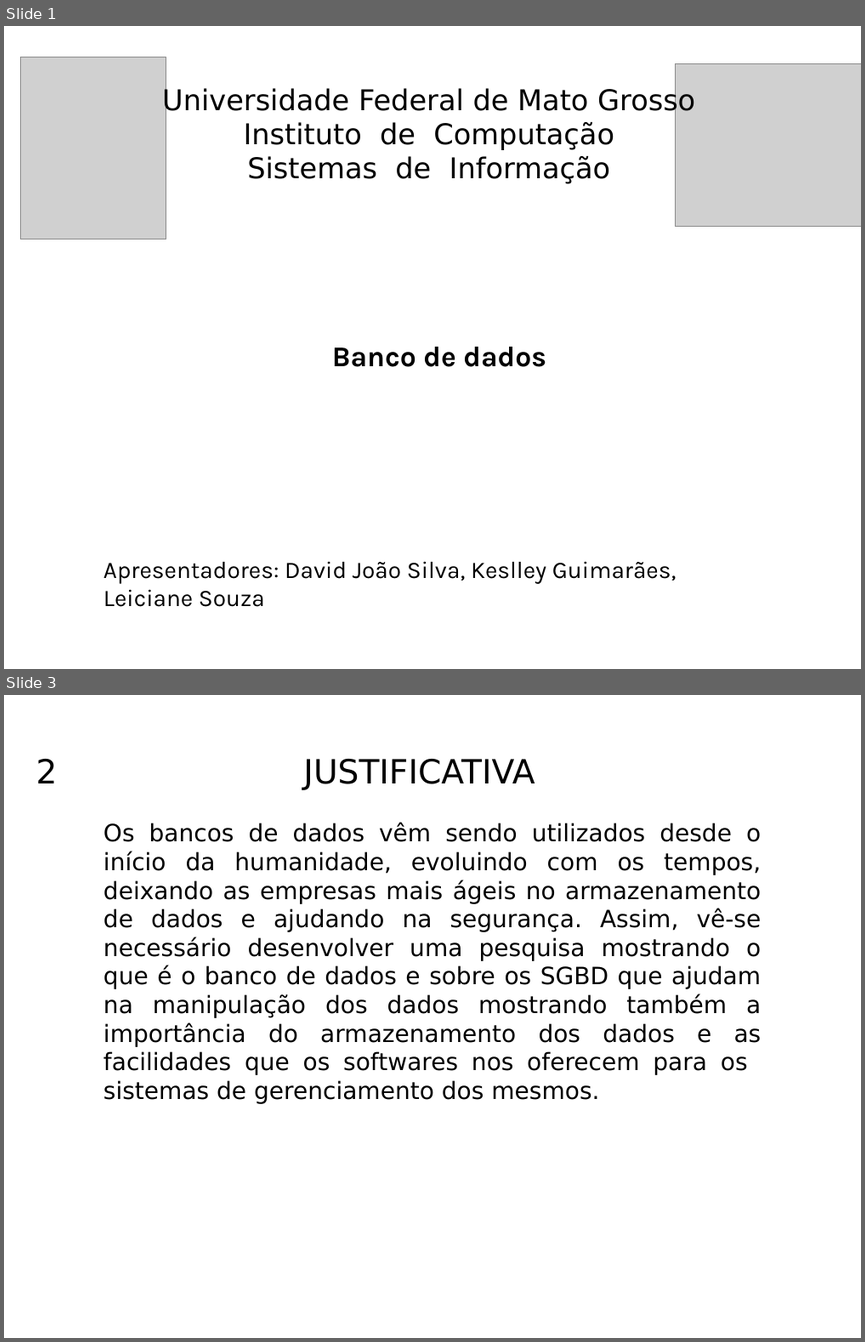
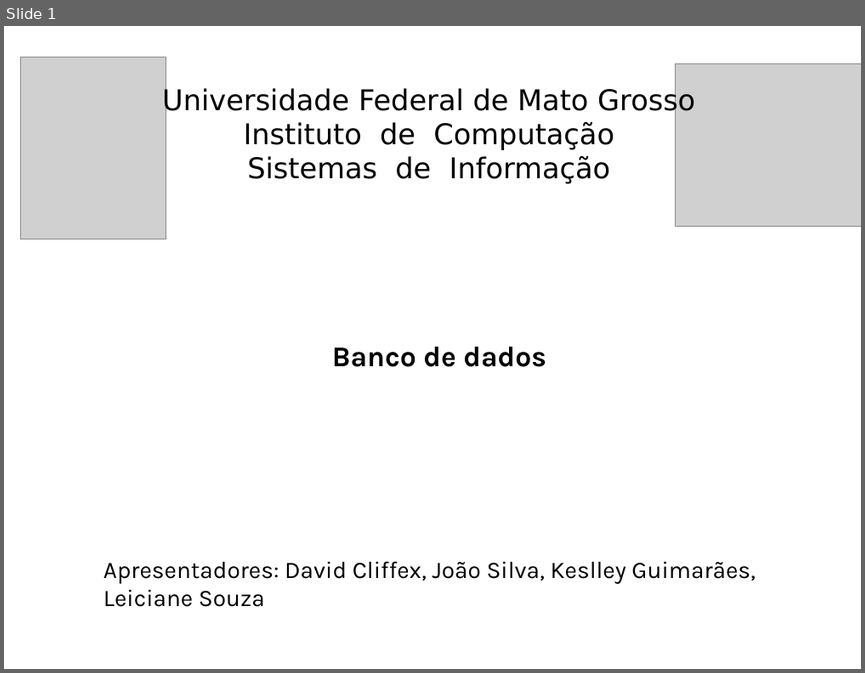
Before and after one commit to KeslleyWillian/Faculdade, a slide deck: 1-semestre/Fundamentos-da-computacao/Banco_de_dados.pptx. Shown one above the other, each under a label of ours: slides 1 and 3 before the commit, slide 1 after it; the slides between them are not shown. The pictures are 865x1342 and 865x673 pixels, drawn with LibreOffice and Linux fonts; fonts in the diff are those of the drawing; grey boxes stand for pictures. Boxes give left, top, right and bottom in pixels: in the first picture for what was removed or moved away, otherwise in the second. Text is boxed around its words. In the diff, an @@ line names an element or a change of style, - is before the commit and + after.

```diff
--- a/1-semestre/Fundamentos-da-computacao/Banco_de_dados.pptx
+++ b/1-semestre/Fundamentos-da-computacao/Banco_de_dados.pptx
@@ slide 3 removed at (4, 695, 861, 1338), background #FFFFFF @@
@@ text removed at (36, 759, 534, 790) @@
-2 JUSTIFICATIVA
@@ text removed at (103, 823, 761, 1104) @@
-Os bancos de dados vêm sendo utilizados desde o início da humanidade, evoluindo com os tempos, deixando as empresas mais ágeis no armazenamento de dados e ajudando na segurança. Assim, vê-se necessário desenvolver uma pesquisa mostrando o que é o banco de dados e sobre os SGBD que ajudam na manipulação dos dados mostrando também a importância do armazenamento dos dados e as facilidades que os softwares nos oferecem para os sistemas de gerenciamento dos mesmos.
@@ slide 1 changed as well @@
@@ text at (103, 561, 755, 607): text changed @@
-Apresentadores: David João Silva, Keslley Guimarães, Leiciane Souza
+Apresentadores: David Cliffex, João Silva, Keslley Guimarães, Leiciane Souza
```
Also in this commit, not shown: 4 other slides changed, 15 slides added, 5 other slides removed, 20 other files.
